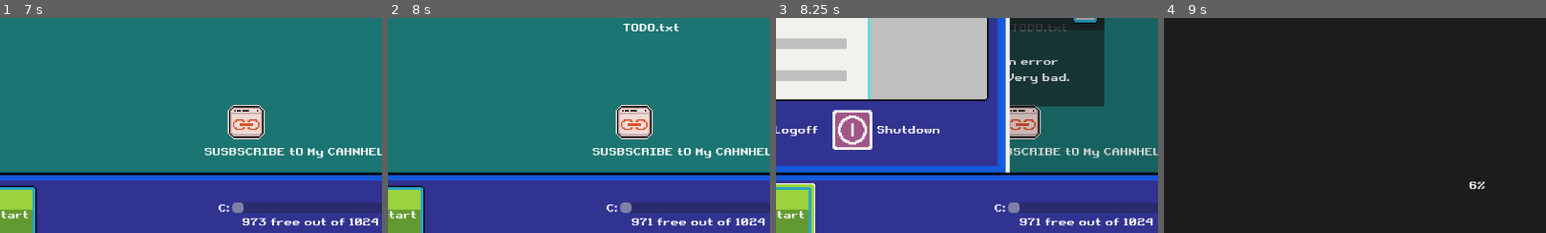
Above: before the commit, frames 1-4 (left to right).
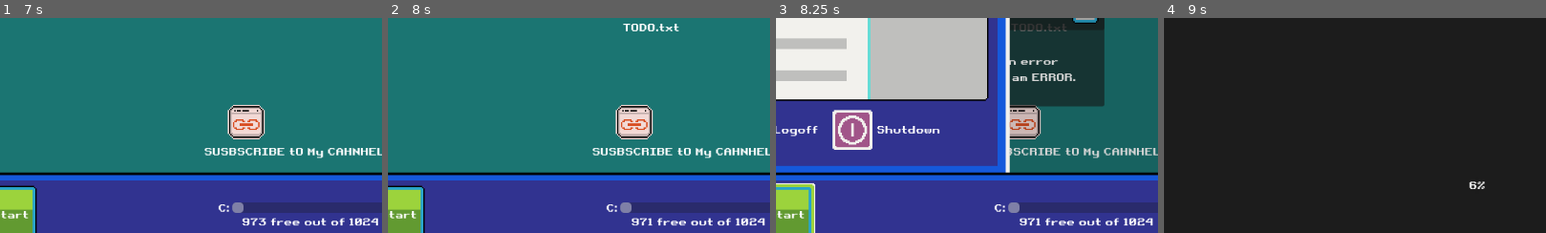
Above: after the commit, the same moments.

Repository: VileOar/ludum-dare-54
Game: Godot game, scene res://scenes/main.tscn
The game is run twice, just before and just after one commit, with the same random seed, the same clock (stepped at 60 frames per second) and the same inputs. This scene is started directly instead of the project's main scene.
Inputs:
- Up to frame 1 (7 s): click "Start" at 0.5 s; click "Start" at 1.25 s; click "Empty trash" at 2 s; click "OK" at 2.75 s; click "Antivirus" at 3.5 s; click "Empty trash" at 4.25 s; click "OK" at 5 s; click "Antivirus" at 5.75 s; click "PURGE" at 6.5 s
- Up to frame 2 (8 s): click "PURGE" at 7.25 s
- Up to frame 3 (8.25 s): click "Start" at 8 s
- Up to frame 4 (9 s): click "Logoff" at 8.75 s
The pictures show only the part of the screen within x 9-59%, y 46-96%; the shares and areas given below are measured in that part.

Frames 1-2 are identical in both runs. In frame 3, 0.4% of the frame differs, in the area x 61-79%, y 25-31%; in frame 4, nothing differs.

Commit message:
Fix windows message

Diff:
--- a/scripts/autoloads/global.gd
+++ b/scripts/autoloads/global.gd
@@ -223,8 +223,58 @@
 			"offset" : 15
 		},
 		{
+			"title" : "Error",
+			"description" : "You are an error.",
+			"offset" : 15
+		},
+		{
 			"title" : "System Message",
 			"description" : "Unable to delete System32. Try contacting your local priest.",
+			"offset" : 15
+		},
+		{
+			"title" : "System Message",
+			"description" : "L + cringe + ratio + didn't ask + skill issue",
+			"offset" : 15
+		},
+		{
+			"title" : "System Message",
+			"description" : "You shouldn't have tried those free V-Bucks buddy",
+			"offset" : 15
+		},
+		{
+			"title" : "System Message",
+			"description" : "You should surrender yoursef, NOW!",
+			"offset" : 15
+		},
+		{
+			"title" : "System Message",
+			"description" : "Have you tried, i don't know, git gud?",
+			"offset" : 15
+		},
+		{
+			"title" : "Masterchef Official",
+			"description" : "What is bro cooking?",
+			"offset" : 15
+		},
+		{
+			"title" : ">:]",
+			"description" : ">:]",
+			"offset" : 15
+		},
+		{
+			"title" : "System Message",
+			"description" : "Oops, I hope this message doesn't disturb your desktop at all :)",
+			"offset" : 15
+		},
+		{
+			"title" : "Don't be poor",
+			"description" : "Just pay my bitcoins and the PC is all yours again.",
+			"offset" : 15
+		},
+		{
+			"title" : "System Message",
+			"description" : "You cannot escape this, I control everything buddy.",
 			"offset" : 15
 		},
 	],
--- a/scripts/systems/desktop.gd
+++ b/scripts/systems/desktop.gd
@@ -113,11 +113,11 @@
 
 
 func _create_window(window_instance : DraggableWindow, window_pos : Vector2, properties : Dictionary):
+	_windows_holder.add_child(window_instance)
 	window_instance.position = window_pos
 	window_instance.title = properties["title"]
 	window_instance.description = properties["description"]
 
-	_windows_holder.add_child(window_instance)
 
 
 ## return a position within desktop bounds
--- a/scripts/windows/draggable_window.gd
+++ b/scripts/windows/draggable_window.gd
@@ -12,12 +12,10 @@
 
 var title : String = "":
 	set(value):
-		if window_text == null: return
-		window_text.text = value
+		window_title.text = value
 var description : String = "":
 	set(value):
-		if window_title == null: return
-		window_title.text = value
+		window_text.text = value
 
 
 func _physics_process(_delta):
